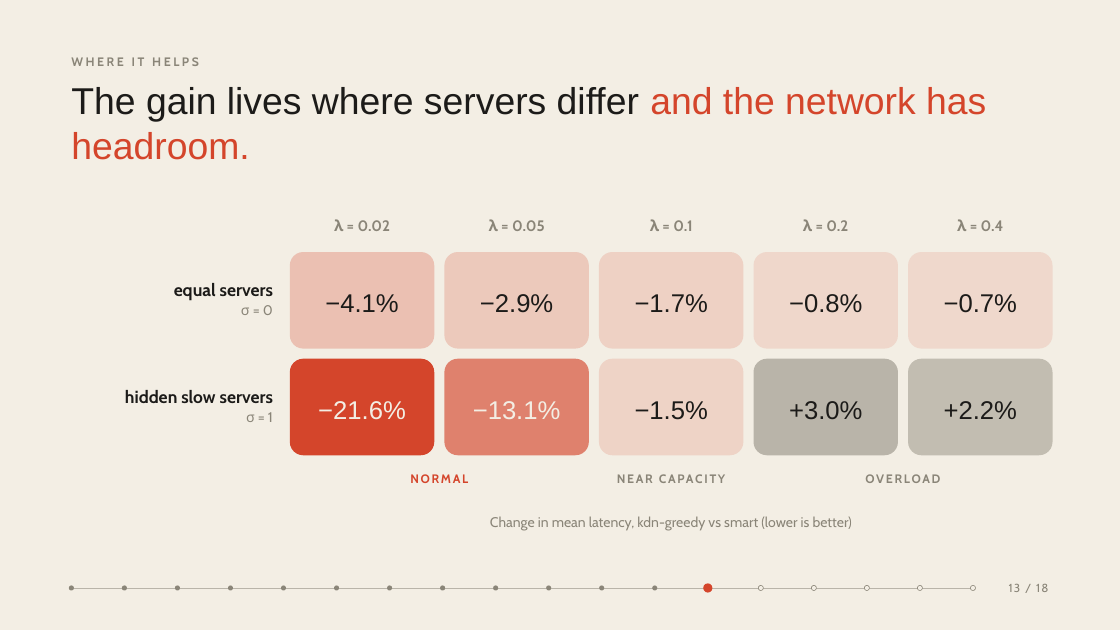
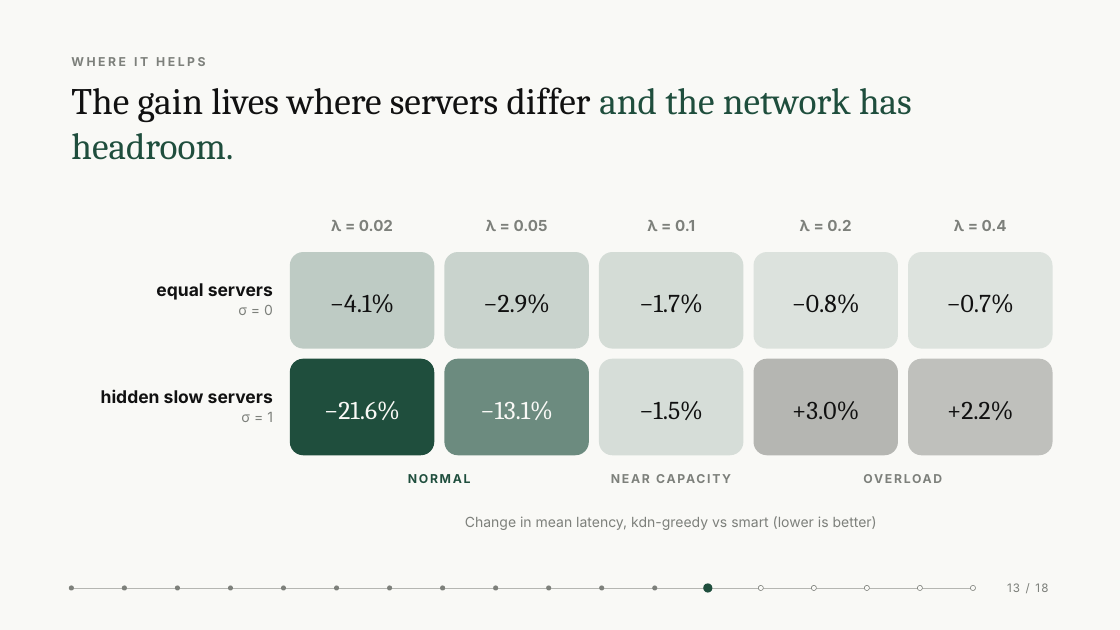
Before and after one commit to kalembasi/traffic-aware-vnf-placement-KDN, a slide deck: slide 13 of presentation/slides.pptx. Drawn at 1120x630 pixels with LibreOffice and Linux fonts; fonts in the diff are those of the drawing. Boxes give left, top, right and bottom in pixels: in the first picture for what was removed or moved away, otherwise in the second. Text is boxed around its words. In the diff, an @@ line names an element or a change of style, - is before the commit and + after.

```diff
--- a/presentation/slides.pptx
+++ b/presentation/slides.pptx
@@ background #F3EEE4 to #F9F9F6 @@
@@ text "The gain lives where servers ..." at bbox=[71, 87, 912, 160]: font Arial to Cambria; text colour #1C1B19 to #111111 in "The gain lives where servers differ"; text colour #D4452B to #1F4E3D in "and the network has headroom." @@
@@ rounded rectangle at bbox=[290, 252, 434, 349]: fill #EBC0B2 to #BECBC4 @@
@@ rounded rectangle at bbox=[444, 252, 589, 349]: fill #ECC9BB to #C9D3CD @@
@@ rounded rectangle at bbox=[599, 252, 744, 349]: fill #EED1C4 to #D4DCD6 @@
@@ rounded rectangle at bbox=[754, 252, 898, 349]: fill #EFD7CB to #DCE2DD @@
@@ rounded rectangle at bbox=[908, 252, 1053, 349]: fill #EFD8CC to #DDE3DE @@
@@ text "equal servers" at bbox=[156, 283, 273, 315]: font Cabin to Inter; text colour #1C1B19 to #111111 in "equal servers"; text colour #8A8578 to #7D807B in "σ = 0" @@
@@ text "−21.6%" at bbox=[324, 401, 400, 420]: font Arial to Cambria, text colour #F3EEE4 to #F9F9F6 @@
@@ rounded rectangle at bbox=[290, 359, 434, 455]: fill #D4452B to #1F4E3D @@
@@ text "−13.1%" at bbox=[480, 401, 553, 420]: font Arial to Cambria, text colour #F3EEE4 to #F9F9F6 @@
@@ rounded rectangle at bbox=[444, 359, 589, 455]: fill #DF816D to #6C8B7F @@
@@ rounded rectangle at bbox=[599, 359, 744, 455]: fill #EED3C6 to #D6DDD8 @@
@@ rounded rectangle at bbox=[754, 359, 898, 455]: fill #B9B4A9 to #B5B6B2 @@
@@ font Arial to Cambria, text colour #1C1B19 to #111111 in 8 elements at bbox=[330, 294, 394, 313], bbox=[483, 294, 550, 313], bbox=[639, 294, 703, 313], bbox=[792, 294, 860, 313], bbox=[947, 294, 1015, 313], bbox=[639, 401, 703, 420], bbox=[792, 401, 859, 420], bbox=[947, 401, 1013, 420] @@
@@ rounded rectangle at bbox=[908, 359, 1053, 455]: fill #C2BDB1 to #BFC0BC @@
@@ text "hidden slow servers" at bbox=[101, 389, 273, 422]: font Cabin to Inter; text colour #1C1B19 to #111111 in "hidden slow servers"; text colour #8A8578 to #7D807B in "σ = 1" @@
@@ text "NORMAL" at bbox=[408, 474, 471, 483]: font Cabin to Inter, text colour #D4452B to #1F4E3D @@
@@ font Cabin to Inter, text colour #8A8578 to #7D807B in 10 elements at bbox=[71, 57, 206, 66], bbox=[1007, 583, 1048, 592], bbox=[331, 220, 393, 231], bbox=[486, 220, 548, 231], bbox=[647, 220, 695, 231], bbox=[800, 220, 851, 231], bbox=[954, 220, 1007, 231], bbox=[599, 470, 744, 495], bbox=[754, 470, 1053, 495], bbox=[465, 516, 877, 530] @@
@@ line (71, 588) - (973, 588): stroke #B9B4A9 0.5 pt to #B5B6B2 0.5 pt @@
@@ fill #8A8578 to #7D807B in 12 elements at bbox=[69, 586, 74, 591], bbox=[122, 586, 127, 591], bbox=[175, 586, 180, 591], bbox=[228, 586, 233, 591], bbox=[281, 586, 287, 591], bbox=[334, 586, 339, 591], bbox=[387, 586, 392, 591], bbox=[440, 586, 445, 591], bbox=[493, 586, 498, 591], bbox=[546, 586, 551, 591], bbox=[599, 586, 604, 591], bbox=[652, 586, 657, 591] @@
@@ ellipse at bbox=[703, 584, 712, 593]: fill #D4452B to #1F4E3D @@
@@ fill #F3EEE4 to #F9F9F6; outline #8A8578 0.5 pt to #7D807B 0.5 pt in 5 elements at bbox=[759, 586, 764, 591], bbox=[812, 586, 817, 591], bbox=[865, 586, 870, 591], bbox=[918, 586, 923, 591], bbox=[970, 586, 975, 591] @@
```
Also in this commit, not shown: 17 other slides changed, 3 slides added, 2 slides removed, 19 other files.
